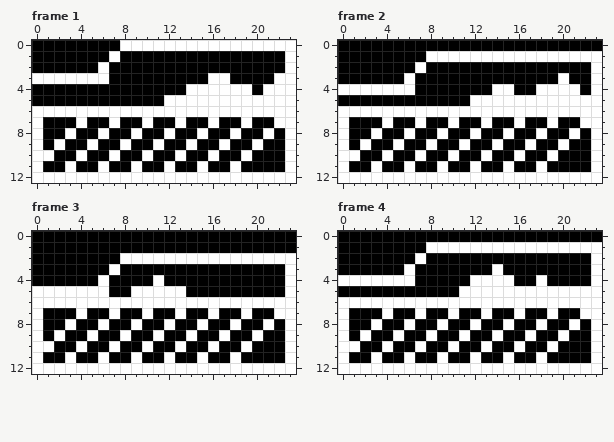
Pixel-art file -- assets/images/pets/beerie_sleeping.ase. The first picture shows the starting point.
24x13 pixels, 4 frames. Shown: frame 1, frame 2, frame 3, frame 4.
The same view after the edit:
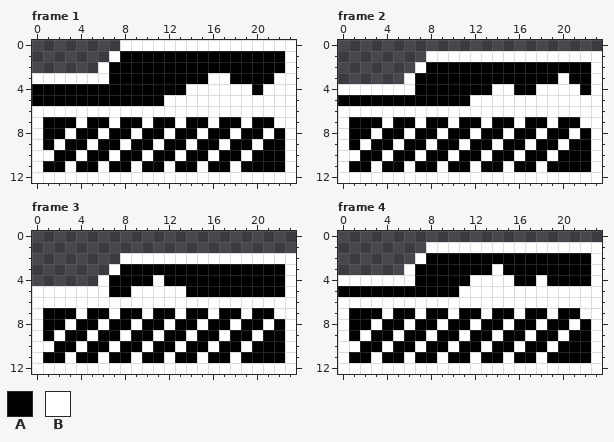
Palette (. is transparent): A #000000  B #ffffff
The exact change:
layer "Layer 1" now hidden
--- frame 1
@@ x 0..9 @@
- 0 AAAAAAAABB
- 1 AAAAAAABAA
- 2 AAAAAABAAA
+ 0 ........BB
+ 1 .......BAA
+ 2 ......BAAA
  3 BBBBBBBAAA
--- frame 2
@@ x 0..23 @@
- 0 AAAAAAAAAAAAAAAAAAAAAAAA
- 1 AAAAAAAABBBBBBBBBBBBBBBB
- 2 AAAAAAABAAAAAAAAAAAAAAAB
- 3 AAAAAABAAAAAAAAAAAAABAAB
+ 0 ........................
+ 1 ........BBBBBBBBBBBBBBBB
+ 2 .......BAAAAAAAAAAAAAAAB
+ 3 ......BAAAAAAAAAAAAABAAB
  4 BBBBBBBAAAAAAABBAABBBBAB
--- frame 3
@@ x 0..23 @@
- 0 AAAAAAAAAAAAAAAAAAAAAAAA
- 1 AAAAAAAAAAAAAAAAAAAAAAAA
- 2 AAAAAAAABBBBBBBBBBBBBBBB
- 3 AAAAAAABAAAAAAAAAAAAAAAB
- 4 AAAAAABAAAABAAAAAAAAAAAB
+ 0 ........................
+ 1 ........................
+ 2 ........BBBBBBBBBBBBBBBB
+ 3 .......BAAAAAAAAAAAAAAAB
+ 4 ......BAAAABAAAAAAAAAAAB
  5 BBBBBBBAABBBBBAAAAAAAAAB
--- frame 4
@@ x 0..23 @@
- 0 AAAAAAAAAAAAAAAAAAAAAAAA
- 1 AAAAAAAABBBBBBBBBBBBBBBB
- 2 AAAAAAABAAAAAAAAAAAAAAAB
- 3 AAAAAABAAAAAAABAAAAAAAAB
+ 0 ........................
+ 1 ........BBBBBBBBBBBBBBBB
+ 2 .......BAAAAAAAAAAAAAAAB
+ 3 ......BAAAAAAABAAAAAAAAB
  4 BBBBBBBAAAAABBBBAABAAAAB
Boxes around the changes in both pictures, in picture pixels (x1, y1, x2, y2):
erased: (32, 40, 120, 73)
erased: (338, 40, 602, 84)
erased: (32, 231, 296, 286)
erased: (338, 231, 602, 275)
